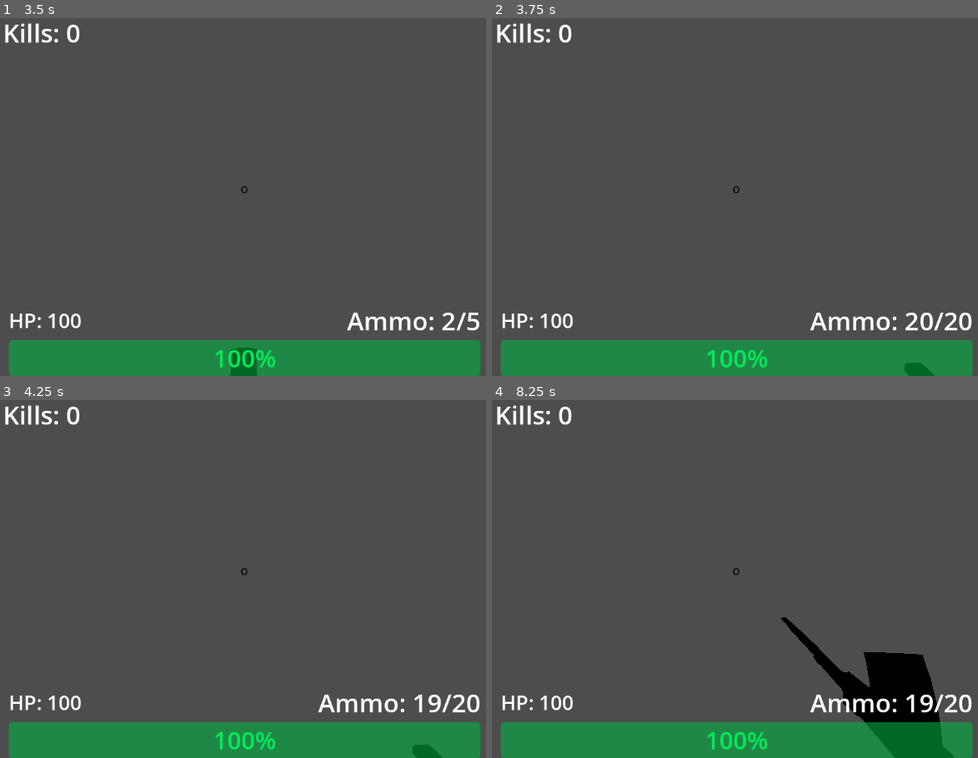
Above: before the commit, frames 1-4 (two rows, left to right).
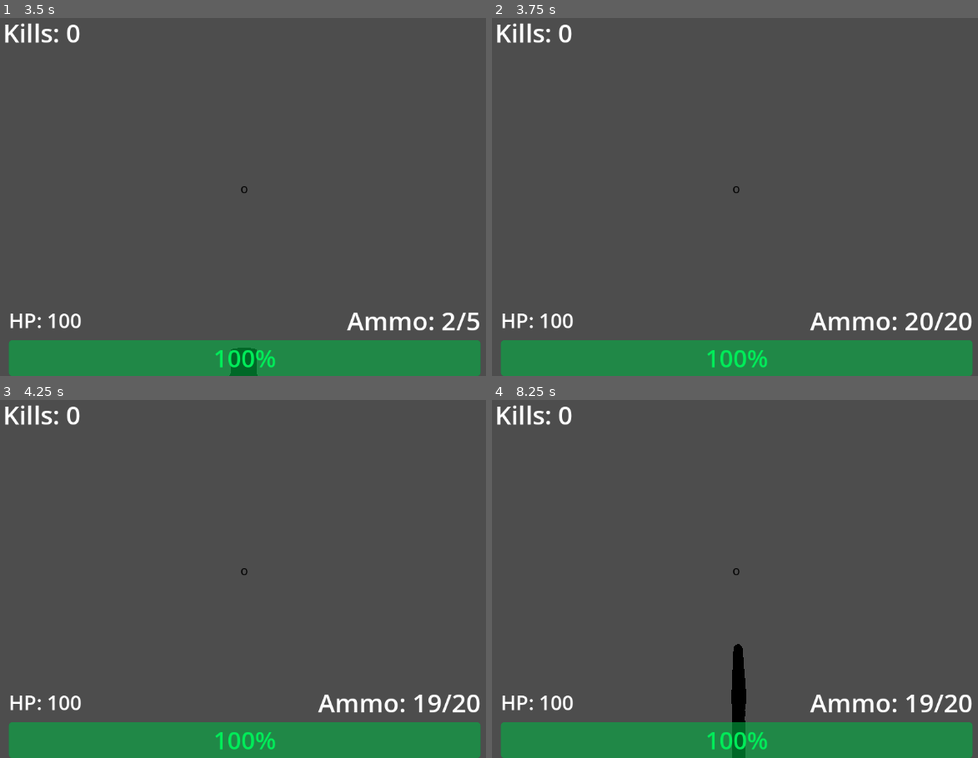
Above: after the commit, the same moments.

Repository: SaebyulH/multiplayer-game
Game: Godot game, scene res://Player.tscn
Same seed, same stepped clock (60 frames per second), same inputs: the game is played once before the commit and once after it. This scene is started directly instead of the project's main scene.
Inputs (mouse positions are in pixels of both pictures, inside the frame that each line leads up to):
- Up to frame 1 (3.5 s): tap Enter at 0.5 s; move the mouse to (281, 186) at 0.52 s; press the mouse at (281, 186) at 0.53 s; hold W (forward) from 0.53 s (still down); tap Space (jump) at 0.77, 1.52, 3.02 s; move the mouse to (208, 189) at 1.27 s; release the mouse at (208, 189) at 1.28 s; right-click (208, 189) at 1.35 s; click (208, 189) at 1.55 s; move the mouse to (262, 182) at 2.02 s; press the mouse at (262, 182) at 2.03 s; move the mouse to (238, 193) at 2.77 s; release the mouse at (238, 193) at 2.78 s; tap Shift (slide) at 2.85 s; click (238, 193) at 3.05 s
- Up to frame 2 (3.75 s): keep holding W (forward); tap Space (jump) at 3.5 s; move the mouse to (788, 193) at 3.52 s; hold Mouse wheel down (weapon_next) from 3.53 s (still down)
- Up to frame 3 (4.25 s): keep holding W (forward); keep holding Mouse wheel down (weapon_next); tap Space (jump) at 3.77 s; click (296, 575) at 3.8 s
- Up to frame 4 (8.25 s): tap Enter at 4.25 s; move the mouse to (686, 568) at 4.27 s; release Mouse wheel down (weapon_next) at 4.28 s; tap Mouse wheel up (weapon_prev) at 4.35 s; tap Space (jump) at 4.52, 6.02, 6.77, 7.52, 8 s; click (686, 568) at 4.55 s; move the mouse to (744, 571) at 5.02 s; press the mouse at (744, 571) at 5.03 s; move the mouse to (710, 564) at 5.77 s; release W (forward) at 5.78 s; release the mouse at (710, 564) at 5.78 s; hold D (right) 5.78-6.53 s; right-click (710, 564) at 5.85 s; click (710, 564) at 6.05 s; move the mouse to (773, 568) at 6.52 s; press the mouse at (773, 568) at 6.53 s; hold W (forward) from 6.53 s (still down); move the mouse to (700, 571) at 7.27 s; release the mouse at (700, 571) at 7.28 s; tap Shift (slide) at 7.35 s; click (700, 571) at 7.55 s; move the mouse to (754, 564) at 8.02 s; hold Mouse wheel down (weapon_next) from 8.03 s (still down)

Frame 1 is identical in both runs. In frame 2, 0.2% of the frame differs, in the area x 84-92%, y 96-100%; in frame 3, 0.2%; in frame 4, 5.4%, in the area x 49-96%, y 60-100%.
Error before the commit: Invalid access to property or key 'respawn_player' on a base object of type 'Window'. (res://player.gd:637)
Error after the commit: Invalid access to property or key 'respawn_player' on a base object of type 'Window'. (res://player.gd:641)

Commit message:
animations

Diff:
--- a/gun.gd
+++ b/gun.gd
@@ -7,6 +7,7 @@
 @export var mag_size = 20
 @export var reload_rate = 1.0
 @export var bullet_hole_scene: PackedScene = preload("res://bullet_hole.tscn")
+@export var automatic = true
 
 var reload_time := 0.0
 var mag
--- a/gun.tscn
+++ b/gun.tscn
@@ -1,7 +1,7 @@
 [gd_scene format=3 uid="uid://d3a25xx4xrpd0"]
 
 [ext_resource type="Script" uid="uid://l6xlch4jtdhe" path="res://gun.gd" id="1_xcl07"]
-[ext_resource type="PackedScene" uid="uid://dfiyx2mwdvwxe" path="res://low-poly_lahti_l39.glb" id="2_dk5gl"]
+[ext_resource type="PackedScene" uid="uid://c12kt1fq600qr" path="res://low-poly_hi_point_c9.glb" id="2_kw0bs"]
 [ext_resource type="PackedScene" uid="uid://bbc31s7tdy1pq" path="res://muzzle_flash.tscn" id="3_kw0bs"]
 
 [sub_resource type="Animation" id="Animation_kw0bs"]
@@ -9,26 +9,26 @@
 tracks/0/type = "value"
 tracks/0/imported = false
 tracks/0/enabled = true
-tracks/0/path = NodePath("Sketchfab_Scene2:position")
+tracks/0/path = NodePath("Node3D:position")
 tracks/0/interp = 1
 tracks/0/loop_wrap = true
 tracks/0/keys = {
 "times": PackedFloat32Array(0),
 "transitions": PackedFloat32Array(1),
 "update": 0,
-"values": [Vector3(0.5, -0.451, -1)]
+"values": [Vector3(0, -0.17848764, -0.16163851)]
 }
 tracks/1/type = "value"
 tracks/1/imported = false
 tracks/1/enabled = true
-tracks/1/path = NodePath("Sketchfab_Scene2:rotation")
+tracks/1/path = NodePath("Node3D:rotation")
 tracks/1/interp = 1
 tracks/1/loop_wrap = true
 tracks/1/keys = {
 "times": PackedFloat32Array(0),
 "transitions": PackedFloat32Array(1),
 "update": 0,
-"values": [Vector3(0, 1.5707964, 0)]
+"values": [Vector3(0, 0, 0)]
 }
 
 [sub_resource type="Animation" id="Animation_7vd5q"]
@@ -37,14 +37,26 @@
 tracks/0/type = "value"
 tracks/0/imported = false
 tracks/0/enabled = true
-tracks/0/path = NodePath("Sketchfab_Scene2:rotation")
+tracks/0/path = NodePath("Node3D:position")
 tracks/0/interp = 1
 tracks/0/loop_wrap = true
 tracks/0/keys = {
-"times": PackedFloat32Array(0, 0.24437384, 0.5, 0.52634364),
+"times": PackedFloat32Array(0, 0.11033056, 0.4057713, 0.53801733),
 "transitions": PackedFloat32Array(1, 1, 1, 1),
 "update": 0,
-"values": [Vector3(0, 1.5707964, 0), Vector3(-1.817449e-09, 1.5707963, 3.1003647), Vector3(-5.758424e-09, 1.5707964, 0.13212143), Vector3(0, 1.5707964, 0)]
+"values": [Vector3(0, -0.17848764, -0.16163851), Vector3(0, -0.07028289, -0.33355415), Vector3(0, -0.07028289, -0.33355415), Vector3(0, -0.17848764, -0.16163851)]
+}
+tracks/1/type = "value"
+tracks/1/imported = false
+tracks/1/enabled = true
+tracks/1/path = NodePath("Node3D:rotation")
+tracks/1/interp = 1
+tracks/1/loop_wrap = true
+tracks/1/keys = {
+"times": PackedFloat32Array(0, 0.11033056, 0.4057713, 0.53801733),
+"transitions": PackedFloat32Array(1, 1, 1, 1),
+"update": 0,
+"values": [Vector3(0, 0, 0), Vector3(0.15629424, -3.1415925, 1.3776033e-08), Vector3(0.15629424, -3.1415925, 1.3776033e-08), Vector3(0, 0, 0)]
 }
 
 [sub_resource type="Animation" id="Animation_8iju2"]
@@ -53,26 +65,26 @@
 tracks/0/type = "value"
 tracks/0/imported = false
 tracks/0/enabled = true
-tracks/0/path = NodePath("Sketchfab_Scene2:position")
+tracks/0/path = NodePath("Node3D:position")
 tracks/0/interp = 1
 tracks/0/loop_wrap = true
 tracks/0/keys = {
-"times": PackedFloat32Array(0, 0.033333335, 0.06666667),
+"times": PackedFloat32Array(0, 0.033333335, 0.063017145),
 "transitions": PackedFloat32Array(1, 1, 1),
 "update": 0,
-"values": [Vector3(0.5, -0.451, -1), Vector3(0.5, -0.39714387, -0.8132988), Vector3(0.5, -0.451, -1)]
+"values": [Vector3(0, -0.17848764, -0.16163851), Vector3(0, -0.15735468, -0.0071134716), Vector3(0, -0.17848764, -0.16163851)]
 }
 tracks/1/type = "value"
 tracks/1/imported = false
 tracks/1/enabled = true
-tracks/1/path = NodePath("Sketchfab_Scene2:rotation")
+tracks/1/path = NodePath("Node3D:rotation")
 tracks/1/interp = 1
 tracks/1/loop_wrap = true
 tracks/1/keys = {
-"times": PackedFloat32Array(0, 0.033333335, 0.06666667),
+"times": PackedFloat32Array(0, 0.033333335, 0.063017145),
 "transitions": PackedFloat32Array(1, 1, 1),
 "update": 0,
-"values": [Vector3(0, 1.5707964, 0), Vector3(-2.7743545e-09, 1.5707964, 0.06351253), Vector3(0, 1.5707964, 0)]
+"values": [Vector3(0, 0, 0), Vector3(0.40626028, 0, 0), Vector3(0, 0, 0)]
 }
 
 [sub_resource type="AnimationLibrary" id="AnimationLibrary_7vd5q"]
@@ -92,9 +104,7 @@
 
 [node name="Gun" type="Node3D" unique_id=345758277]
 script = ExtResource("1_xcl07")
-
-[node name="Sketchfab_Scene2" parent="." unique_id=902165080 instance=ExtResource("2_dk5gl")]
-transform = Transform3D(-8.74228e-11, 0, 0.002, 0, 0.0020000006, 0, -0.0020000006, 0, -8.742278e-11, 0.5, -0.451, -1)
+automatic = false
 
 [node name="Raycasts" type="Node3D" parent="." unique_id=832925510]
 
@@ -104,12 +114,19 @@
 collide_with_areas = true
 
 [node name="Muzzle" type="Node3D" parent="." unique_id=775387590]
-transform = Transform3D(1, 0, 0, 0, 1, 0, 0, 0, 1, 0.50000536, -0.5071261, -1.992689)
+transform = Transform3D(1, 0, 0, 0, 1, 0, 0, 0, 1, -0.09132868, -0.16502595, -1.0502107)
 
 [node name="MuzzleFlash" parent="Muzzle" unique_id=1165541235 instance=ExtResource("3_kw0bs")]
+transform = Transform3D(1, 0, 0, 0, 1, 0, 0, 0, 1, 0.093605146, 0, 0.64179707)
 
 [node name="AnimationPlayer" type="AnimationPlayer" parent="." unique_id=535067251]
 libraries/ = SubResource("AnimationLibrary_7vd5q")
 
 [node name="MultiplayerSynchronizer" type="MultiplayerSynchronizer" parent="." unique_id=505963335]
 replication_config = SubResource("SceneReplicationConfig_kw0bs")
+
+[node name="Node3D" type="Node3D" parent="." unique_id=890904197]
+transform = Transform3D(0.2, 0, 0, 0, 0.2, 0, 0, 0, 0.2, 0, -0.17848764, -0.16163851)
+
+[node name="Sketchfab_Scene" parent="Node3D" unique_id=300043714 instance=ExtResource("2_kw0bs")]
+transform = Transform3D(-4.371139e-11, 0, 0.001, 0, 0.001, 0, -0.001, 0, -4.371139e-11, -0.0001089424, -0.07519734, -0.6976277)
--- a/player.gd
+++ b/player.gd
@@ -259,8 +259,12 @@
 	velocity = current_velocity
 	move_and_slide()
 
-	if Input.is_action_pressed("shoot") and can_shoot and movement_mode != MovementMode.SLIDE:
-		_shoot()
+	if current_gun.automatic:
+		if Input.is_action_pressed("shoot") and can_shoot and movement_mode != MovementMode.SLIDE:
+			_shoot()
+	else:
+		if Input.is_action_just_pressed("shoot") and can_shoot and movement_mode != MovementMode.SLIDE:
+			_shoot()
 
 # ─── Movement Direction ───────────────────────────────────────────────────────
 
Binary file added: low-poly_hi_point_c9.glb
Not shown, added: low-poly_hi_point_c9.glb.import
